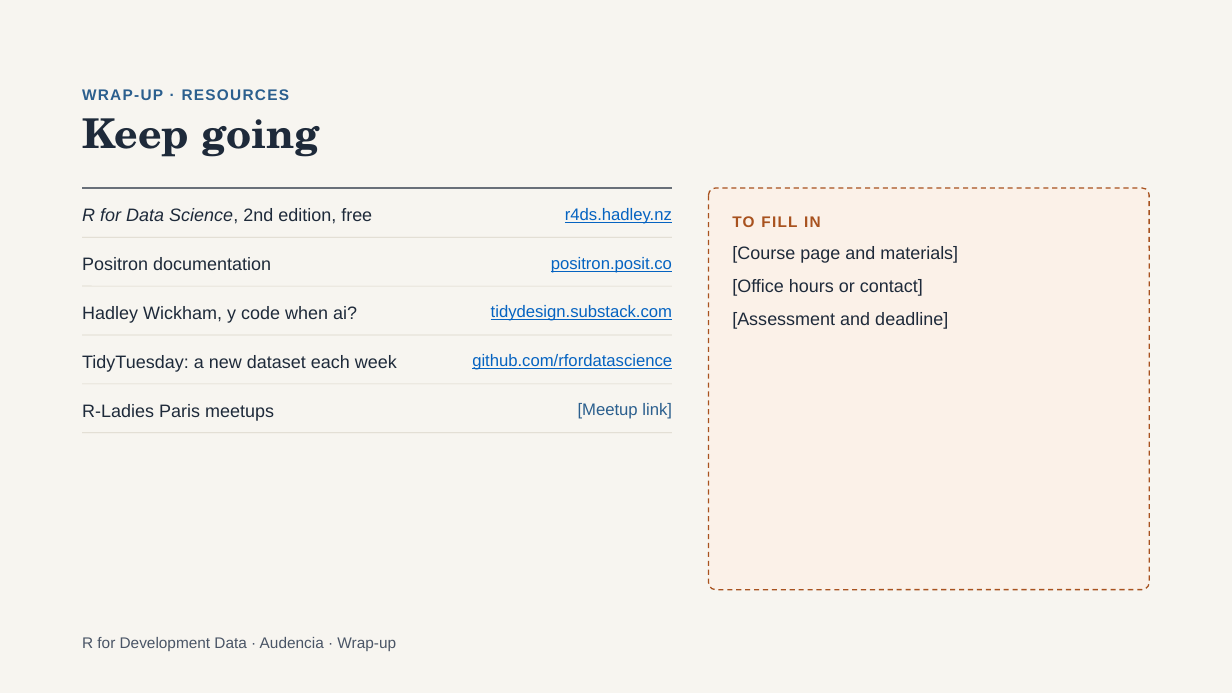
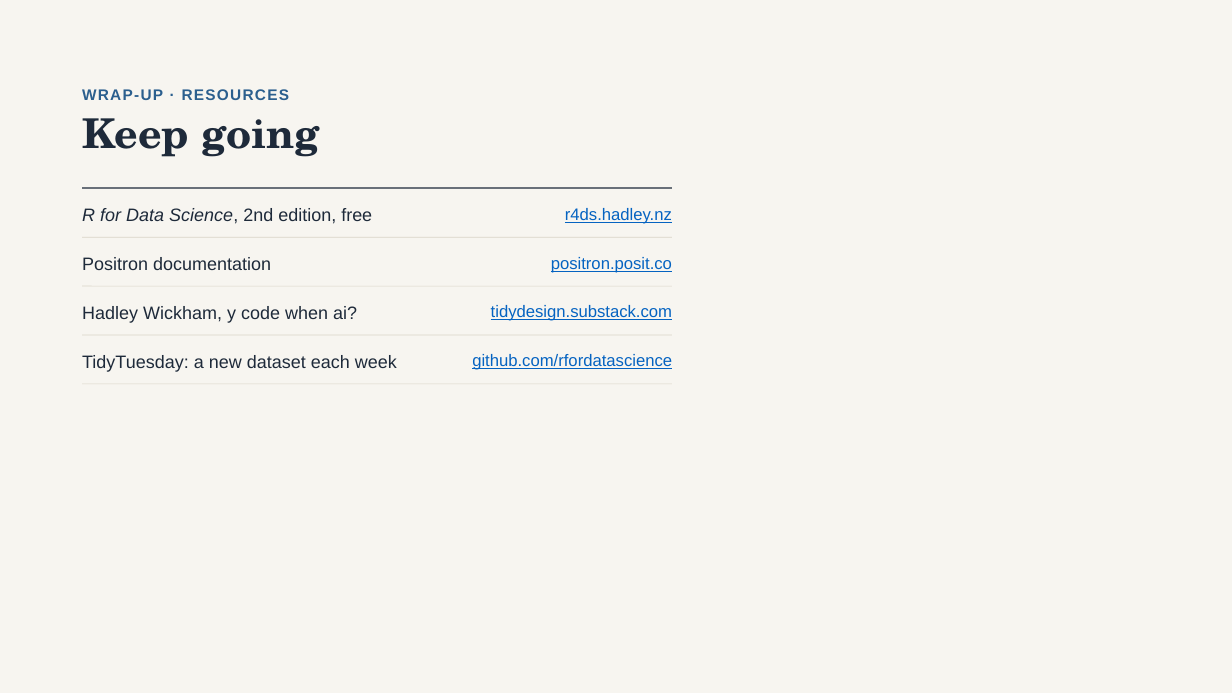
Before and after one commit to kate-chalmers/r-for-international-data, a slide deck: slide 86 of R for Development Data.pptx (slide 87 before the commit). Drawn at 1232x693 pixels with LibreOffice and Linux fonts; fonts in the diff are those of the drawing. Boxes give left, top, right and bottom in pixels: in the first picture for what was removed or moved away, otherwise in the second. Text is boxed around its words. In the diff, an @@ line names an element or a change of style, - is before the commit and + after.

```diff
--- a/R for Development Data.pptx
+++ b/R for Development Data.pptx
@@ rounded rectangle removed at (709, 188, 1150, 590) @@
@@ text removed at (732, 216, 821, 227) @@
-TO FILL IN
@@ text removed at (732, 246, 958, 263) @@
-[Course page and materials]
@@ text removed at (732, 279, 923, 296) @@
-[Office hours or contact]
@@ text removed at (732, 312, 948, 329) @@
-[Assessment and deadline]
@@ text removed at (82, 404, 274, 421) @@
-R-Ladies Paris meetups
@@ text removed at (578, 403, 672, 419) @@
-[Meetup link]
@@ line removed from (82, 433) to (672, 433) @@
@@ text removed at (82, 637, 396, 651) @@
-R for Development Data · Audencia · Wrap-up
```
Also in this commit, not shown: 14 other slides changed, 1 slide removed.
